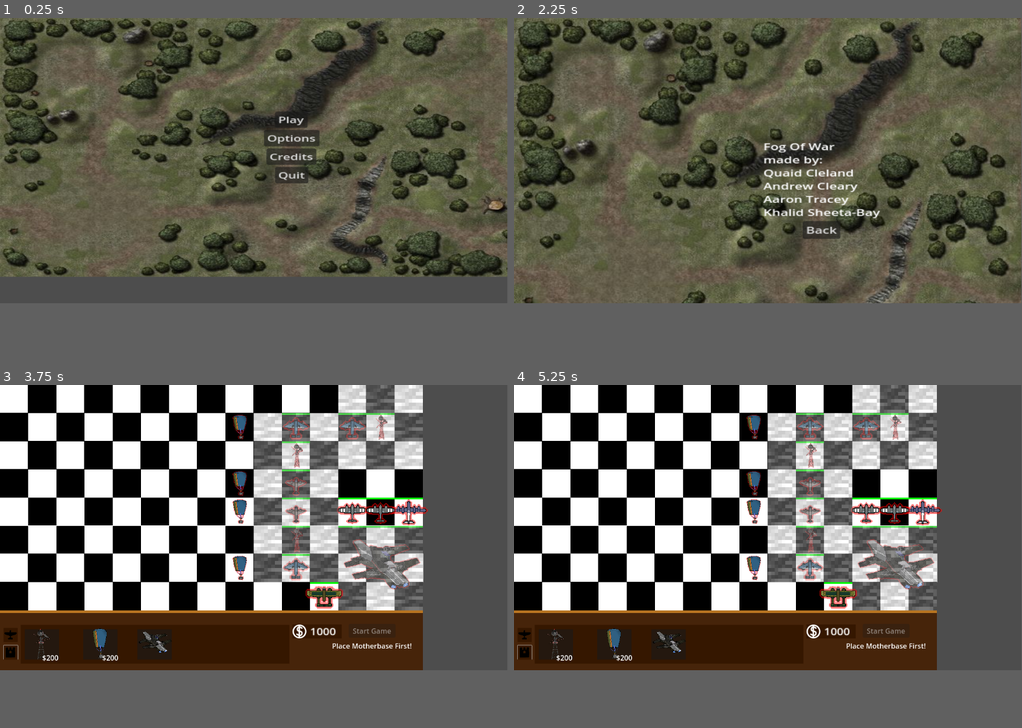
Above: before the commit, frames 1-4 (two rows, left to right).
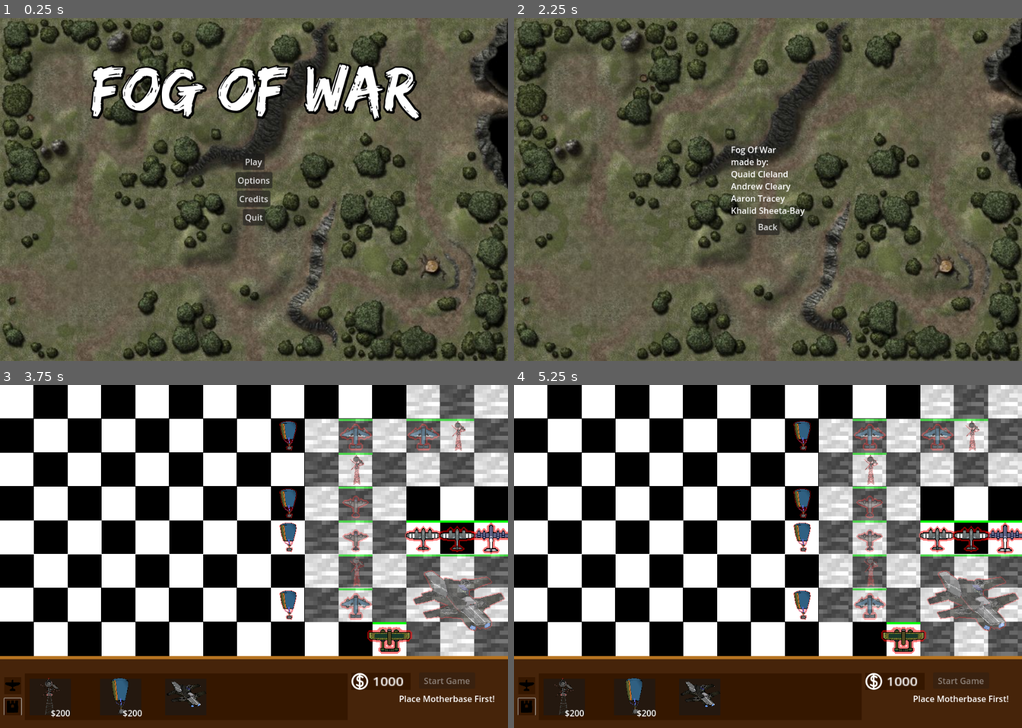
Above: after the commit, the same moments.

Repository: AndRoo1/Group-F-project
Game: Godot game, scene res://menu.tscn
Same seed, same stepped clock (60 frames per second), same inputs: the game is played once before the commit and once after it.
Inputs (mouse positions are in pixels of both pictures, inside the frame that each line leads up to):
- Up to frame 1 (0.25 s): no input
- Up to frame 2 (2.25 s): click "Options" at 0.5 s; click "Back" at 1.25 s; click "Credits" at 2 s
- Up to frame 3 (3.75 s): click "Back" at 2.75 s; click "Play" at 3.5 s
- Up to frame 4 (5.25 s): move the mouse to (529, 398) at 4.27 s; hold Right (ui_right) 4.28-5.03 s; click (529, 398) at 4.35 s; move the mouse to (529, 426) at 5.02 s; hold Down (ui_down) from 5.03 s (still down); tap B (buildModeStart) at 5.1 s
In our replay, the window is 799x449 before the commit and 800x540 after it. These sizes can differ from the game's own. Grey fills any space a smaller window leaves; there, only what the larger window draws over its background counts as a difference.

The runs differ from the first frame. In frame 1, 48% of the frame differs, in the area x 0-100%, y 0-100%; in frame 2, 42%; in frame 3, 60%, in the area x 0-100%, y 0-97%; in frame 4, 60%.

Commit message:
Some more flair and also exported exe

Diff:
--- a/plane_project5/battle.tscn
+++ b/plane_project5/battle.tscn
@@ -7,13 +7,8 @@
 anchors_preset = 15
 anchor_right = 1.0
 anchor_bottom = 1.0
-offset_left = 17.0
-offset_top = -99.0
-offset_right = 17.0
-offset_bottom = -99.0
 grow_horizontal = 2
 grow_vertical = 2
-scale = Vector2(0.928266, 1.16)
 script = ExtResource("1_ip7xm")
 
 [node name="Player" type="TextureRect" parent="."]
--- a/plane_project5/board.gd
+++ b/plane_project5/board.gd
@@ -3,8 +3,6 @@
 @onready var plane_holo = $plane_holo
 @onready var radio_holo = $radio_tower_holo
 @onready var motherbase_holo = $motherbase_holo
-@onready var radio_tower = $radio_tower
-@onready var air_artillery = $air_artillery
 @onready var artillery_holo = $artillery_holo
 @onready var startGameButton : Button = $"../hud/StartGameButton"
 @onready var motherbaseButton : Button = $"../hud/building_backboard_node/motherbase_summon"
--- a/plane_project5/credits.tscn
+++ b/plane_project5/credits.tscn
@@ -5,19 +5,20 @@
 
 [node name="credits" type="Control"]
 layout_mode = 3
-anchor_right = 0.6
-anchor_bottom = 0.5
-offset_right = 460.8
-offset_bottom = 324.0
+anchors_preset = 15
+anchor_right = 1.0
+anchor_bottom = 1.0
 grow_horizontal = 2
 grow_vertical = 2
 script = ExtResource("1_nm7lk")
 
 [node name="MarginContainer" type="MarginContainer" parent="."]
-layout_mode = 0
-offset_right = 736.0
-offset_bottom = 600.0
-scale = Vector2(1.9, 1.3)
+layout_mode = 1
+anchors_preset = 15
+anchor_right = 1.0
+anchor_bottom = 1.0
+grow_horizontal = 2
+grow_vertical = 2
 
 [node name="TextureRect" type="TextureRect" parent="MarginContainer"]
 layout_mode = 2
--- a/plane_project5/enemy_motherbase.tscn
+++ b/plane_project5/enemy_motherbase.tscn
@@ -12,7 +12,6 @@
 defenseDiceMin = 8
 defenseDiceMax = 14
 combat_range = 2.0
-attack_chance = 0.5
 point_reward = 1000
 
 [node name="Sprite2D" parent="." index="1"]
--- a/plane_project5/lose.tscn
+++ b/plane_project5/lose.tscn
@@ -5,19 +5,20 @@
 
 [node name="Control" type="Control"]
 layout_mode = 3
-anchor_right = 0.639
-anchor_bottom = 0.745
-offset_right = 97.872
-offset_bottom = 69.24
+anchors_preset = 15
+anchor_right = 1.0
+anchor_bottom = 1.0
 grow_horizontal = 2
 grow_vertical = 2
-scale = Vector2(1.3, 1.3)
 script = ExtResource("1_pl8j0")
 
 [node name="TextureRect" type="TextureRect" parent="."]
-layout_mode = 0
-offset_right = 1064.0
-offset_bottom = 775.0
+layout_mode = 1
+anchors_preset = 15
+anchor_right = 1.0
+anchor_bottom = 1.0
+grow_horizontal = 2
+grow_vertical = 2
 texture = ExtResource("1_rtc1j")
 
 [node name="RichTextLabel" type="RichTextLabel" parent="."]
--- a/plane_project5/menu.tscn
+++ b/plane_project5/menu.tscn
@@ -1,24 +1,44 @@
-[gd_scene load_steps=3 format=3 uid="uid://cmr2sc1ufnqnw"]
+[gd_scene load_steps=4 format=3 uid="uid://cmr2sc1ufnqnw"]
 
 [ext_resource type="Script" uid="uid://b20fbwytiku62" path="res://menu.gd" id="1_lti8b"]
+[ext_resource type="FontFile" uid="uid://ighk6fd0sv01" path="res://assets/edosz.ttf" id="2_mae5d"]
 [ext_resource type="Texture2D" uid="uid://bd27bv2vg8i0c" path="res://assets/fow_background3.jpg" id="2_ouk20"]
 
 [node name="menu" type="Control"]
 layout_mode = 3
-anchor_right = 1.92
-anchor_bottom = 2.25
-offset_right = -9.83984
-offset_bottom = -3.0
+anchors_preset = 15
+anchor_right = 1.0
+anchor_bottom = 1.0
 grow_horizontal = 2
 grow_vertical = 2
-scale = Vector2(0.6, 0.4)
 script = ExtResource("1_lti8b")
 
+[node name="Title" type="Label" parent="."]
+z_index = 1
+layout_mode = 1
+anchors_preset = -1
+anchor_top = 0.0648148
+anchor_right = 0.999542
+anchor_bottom = 0.345185
+offset_right = 0.439995
+offset_bottom = 0.32
+size_flags_vertical = 1
+theme_override_colors/font_shadow_color = Color(0, 0, 0, 1)
+theme_override_constants/shadow_outline_size = 15
+theme_override_fonts/font = ExtResource("2_mae5d")
+theme_override_font_sizes/font_size = 121
+text = "Fog of War"
+horizontal_alignment = 1
+vertical_alignment = 1
+metadata/_edit_use_anchors_ = true
+
 [node name="MarginContainer" type="MarginContainer" parent="."]
-layout_mode = 0
-offset_right = 40.0
-offset_bottom = 40.0
-scale = Vector2(3, 3)
+layout_mode = 1
+anchors_preset = 15
+anchor_right = 1.0
+anchor_bottom = 1.0
+grow_horizontal = 2
+grow_vertical = 2
 
 [node name="TextureRect" type="TextureRect" parent="MarginContainer"]
 layout_mode = 2
--- a/plane_project5/options.tscn
+++ b/plane_project5/options.tscn
@@ -5,19 +5,20 @@
 
 [node name="Options" type="Control"]
 layout_mode = 3
-anchor_right = 1.278
-anchor_bottom = 1.134
-offset_right = -736.256
-offset_bottom = -244.832
+anchors_preset = 15
+anchor_right = 1.0
+anchor_bottom = 1.0
 grow_horizontal = 2
 grow_vertical = 2
-scale = Vector2(2, 1.5)
 script = ExtResource("1_5v8ap")
 
 [node name="MarginContainer" type="MarginContainer" parent="."]
-layout_mode = 0
-offset_right = 40.0
-offset_bottom = 40.0
+layout_mode = 1
+anchors_preset = 15
+anchor_right = 1.0
+anchor_bottom = 1.0
+grow_horizontal = 2
+grow_vertical = 2
 
 [node name="TextureRect" type="TextureRect" parent="MarginContainer"]
 layout_mode = 2
--- a/plane_project5/project.godot
+++ b/plane_project5/project.godot
@@ -10,14 +10,23 @@
 
 [application]
 
-config/name="plane_projectv5"
+config/name="Fog of War"
+config/description="Group F project. Fog of War."
+config/version="1.0.0"
 run/main_scene="uid://cmr2sc1ufnqnw"
 config/features=PackedStringArray("4.4", "Forward Plus")
-config/icon="res://icon.svg"
+boot_splash/image="uid://co2bspcd4kywc"
+config/icon="uid://uq2dbchon6b1"
 
 [autoload]
 
 BattleSystem="*res://battle_system.gd"
+
+[display]
+
+window/size/viewport_width=960
+window/stretch/mode="viewport"
+window/stretch/scale_mode="integer"
 
 [input]
 
--- a/plane_project5/win.tscn
+++ b/plane_project5/win.tscn
@@ -5,19 +5,20 @@
 
 [node name="Control" type="Control"]
 layout_mode = 3
-anchor_right = 0.639
-anchor_bottom = 0.745
-offset_right = -0.127991
-offset_bottom = 8.23999
+anchors_preset = 15
+anchor_right = 1.0
+anchor_bottom = 1.0
 grow_horizontal = 2
 grow_vertical = 2
-scale = Vector2(1.3, 1.3)
 script = ExtResource("1_hgi8f")
 
 [node name="TextureRect" type="TextureRect" parent="."]
-layout_mode = 0
-offset_right = 1148.0
-offset_bottom = 842.0
+layout_mode = 1
+anchors_preset = 15
+anchor_right = 1.0
+anchor_bottom = 1.0
+grow_horizontal = 2
+grow_vertical = 2
 texture = ExtResource("1_wao2c")
 
 [node name="RichTextLabel" type="RichTextLabel" parent="."]
Binary file added: plane_project5/assets/edosz.ttf
Not shown, added: plane_project5/assets/edosz.ttf.import
Not shown, added: plane_project5/export_presets.cfg
Binary file added: plane_project5/splashscreen.png
Not shown, added: plane_project5/splashscreen.png.import
Not shown, added: export/fogofwar.console.exe
Not shown, added: export/fogofwar.exe
Not shown, added: export/fogofwar.pck
Not shown, added: export/fogofwar.zip
